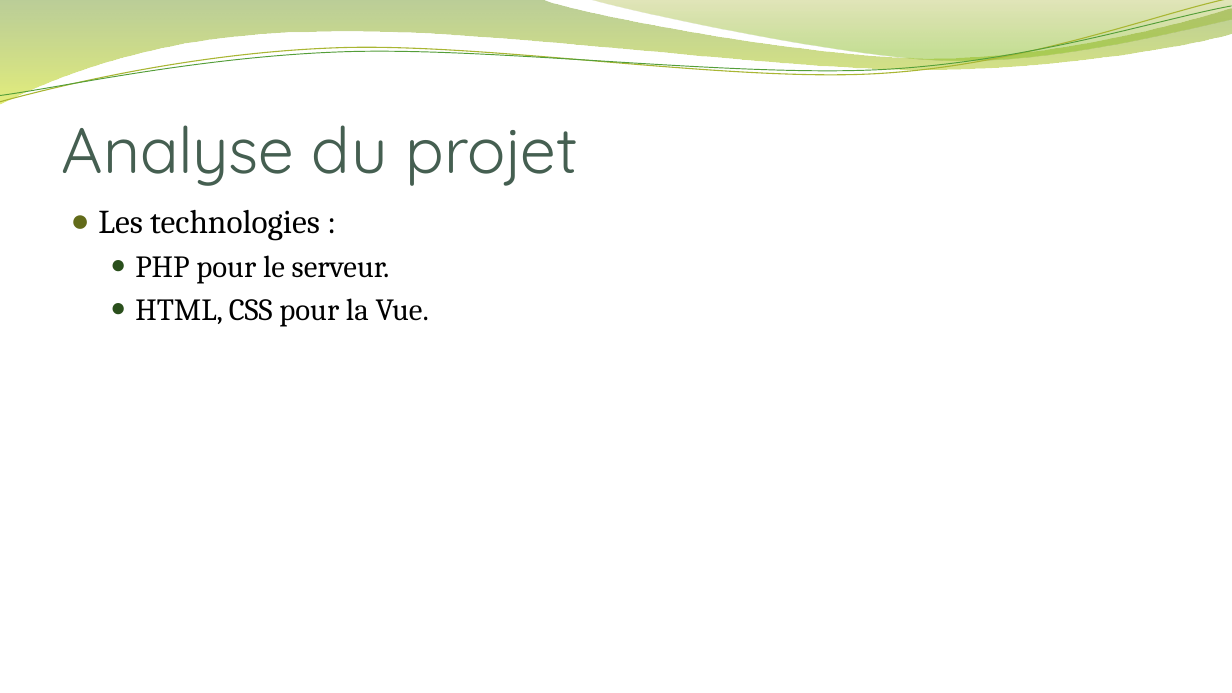
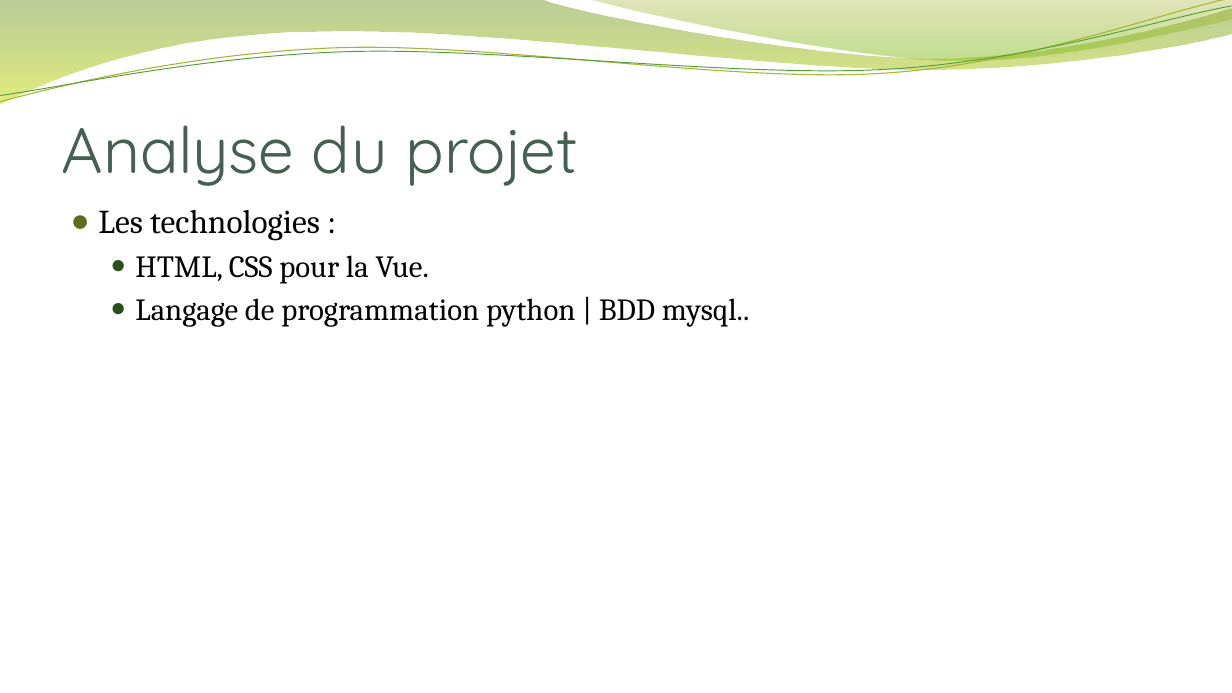
Before and after one commit to AceTBan/ProjetFilRouge, a slide deck: slide 23 of Présentation du titre pro/Dossier Professionnel v1.pptx (slide 11 before the commit). Drawn at 1232x693 pixels with LibreOffice and Linux fonts; fonts in the diff are those of the drawing; background and template pictures are left out. Boxes give left, top, right and bottom in pixels: in the first picture for what was removed or moved away, otherwise in the second. Text is boxed around its words. In the diff, an @@ line names an element or a change of style, - is before the commit and + after.

```diff
--- a/Présentation du titre pro/Dossier Professionnel v1.pptx
+++ b/Présentation du titre pro/Dossier Professionnel v1.pptx
@@ text at bbox=[135, 255, 390, 284]: paragraph removed @@
-  ● PHP pour le serveur.
@@ text at bbox=[135, 298, 750, 327]: paragraph added @@
+  ● Langage de programmation python | BDD mysql..
```
Also in this commit, not shown: 1 other slide changed, 15 slides added, 9 slides removed, 5 other files.
